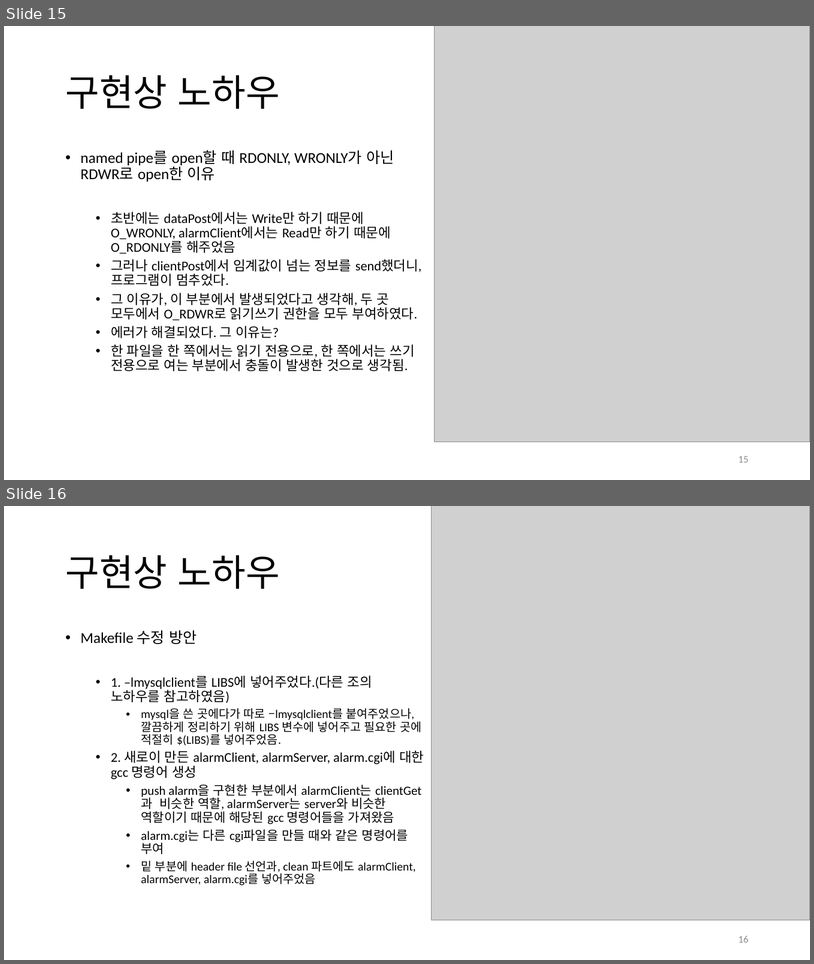
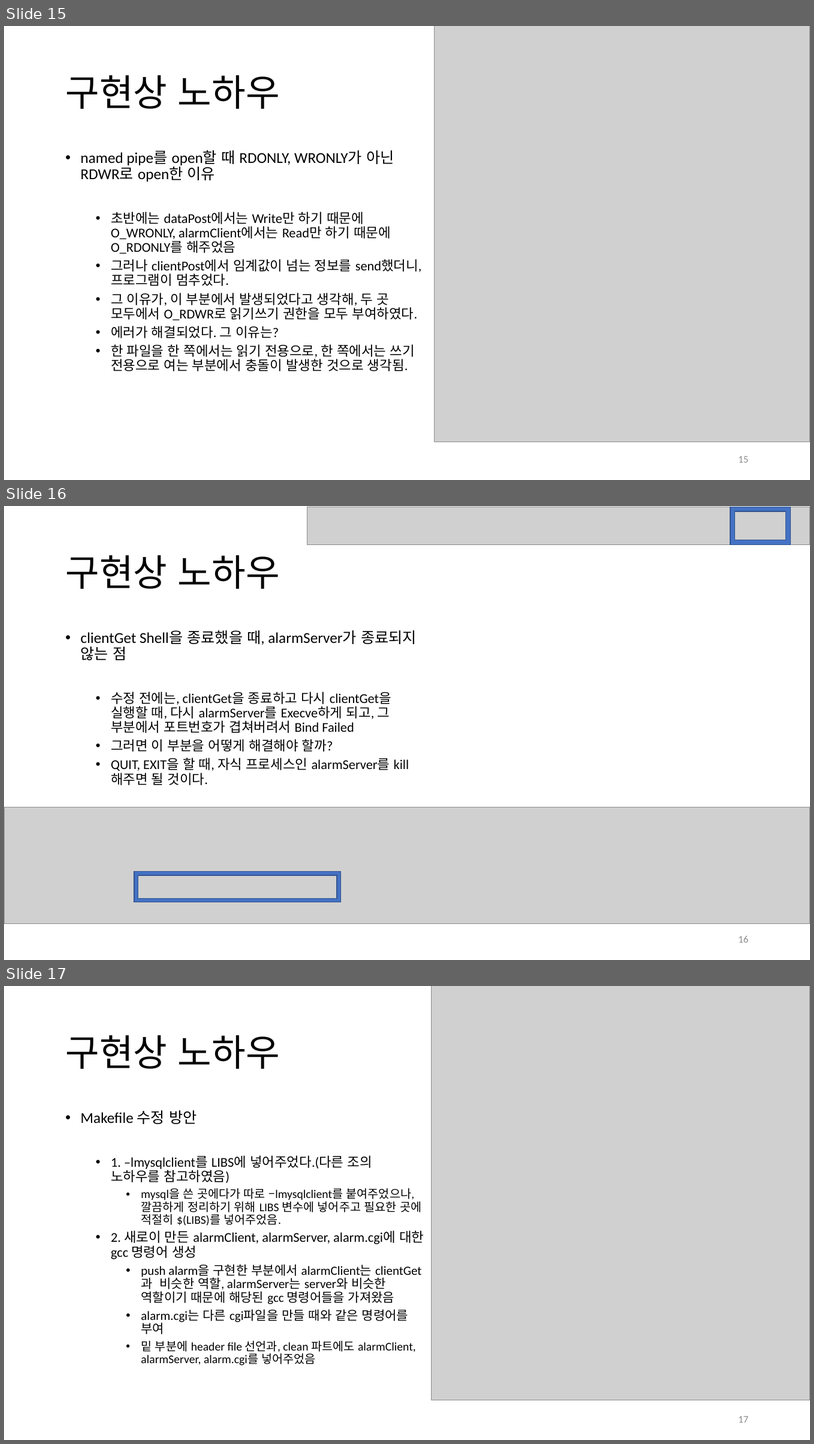
Before and after one commit to SteveHongDev/2021-open-source-lecture, a slide deck: 오픈소스_5단계_발표자료(9조).pptx. Shown one above the other, each under a label of ours: slides 15 and 16 before the commit, slides 15, 16 and 17 after it. The pictures are 814x964 and 814x1444 pixels, drawn with LibreOffice and Linux fonts; fonts in the diff are those of the drawing; grey boxes stand for pictures. Boxes give left, top, right and bottom in pixels: in the first picture for what was removed or moved away, otherwise in the second. Text is boxed around its words. In the diff, an @@ line names an element or a change of style, - is before the commit and + after.

```diff
--- a/오픈소스_5단계_발표자료(9조).pptx
+++ b/오픈소스_5단계_발표자료(9조).pptx
@@ slide 16 added at (4,506,810,960), background #FFFFFF @@
@@ picture added at (307,507,810,544) @@
@@ frame added at (731,507,791,544), fill #4472C4, outline #325491 1 pt @@
@@ title added at (65,555,280,589), 44 pt, text #000000 @@
+구현상 노하우
@@ text added at (81,630,417,785), 16 pt, text #000000 @@
+• clientGet Shell을 종료했을 때, alarmServer가 종료되지 않는 점
+  • 수정 전에는, clientGet을 종료하고 다시 clientGet을 실행할 때, 다시 alarmServer를 Execve하게 되고, 그 부분에서 포트번호가 겹쳐버려서 Bind Failed
+  • 그러면 이 부분을 어떻게 해결해야 할까?
+  • QUIT, EXIT을 할 때, 자식 프로세스인 alarmServer를 kill해주면 될 것이다.
@@ picture added at (4,807,810,924) @@
@@ frame added at (134,871,341,902), fill #4472C4, outline #325491 1 pt @@
@@ page number added at (738,936,749,942), 12 pt, text #8C8C8C @@
+16
@@ what was slide 16 is now slide 17 @@
@@ page number at (738,1416,749,1422): text changed @@
-16
+17
```
Also in this commit, not shown: 1 slide changed, 6 other files.
